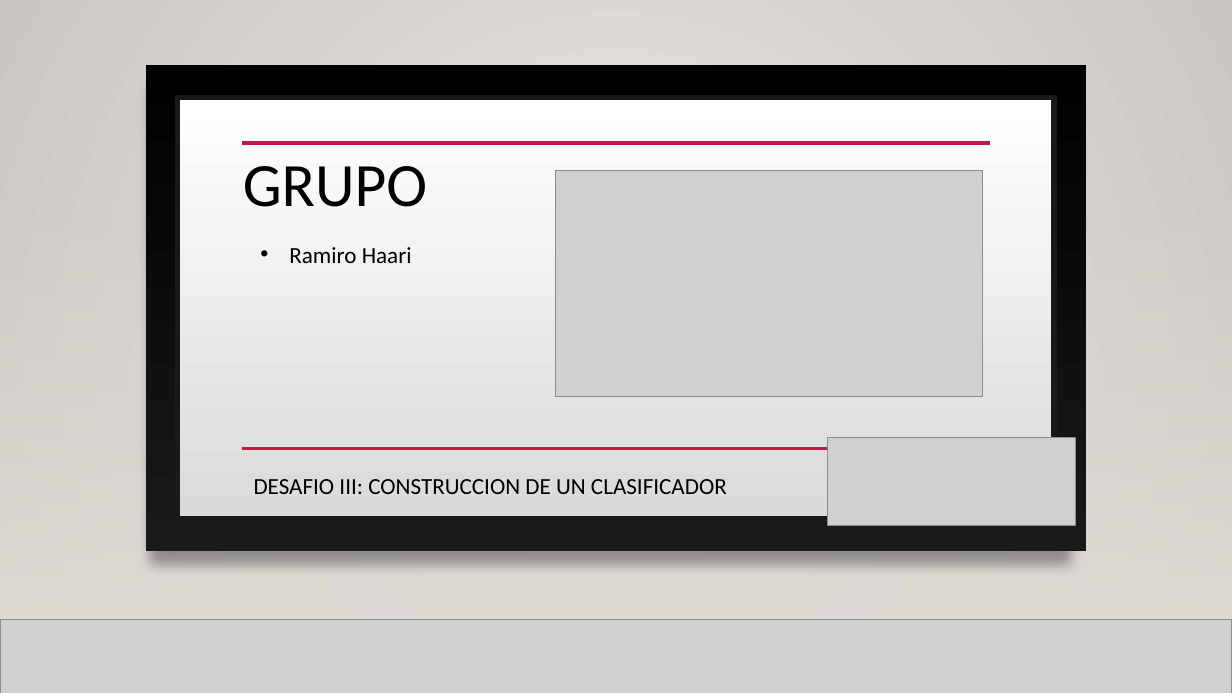
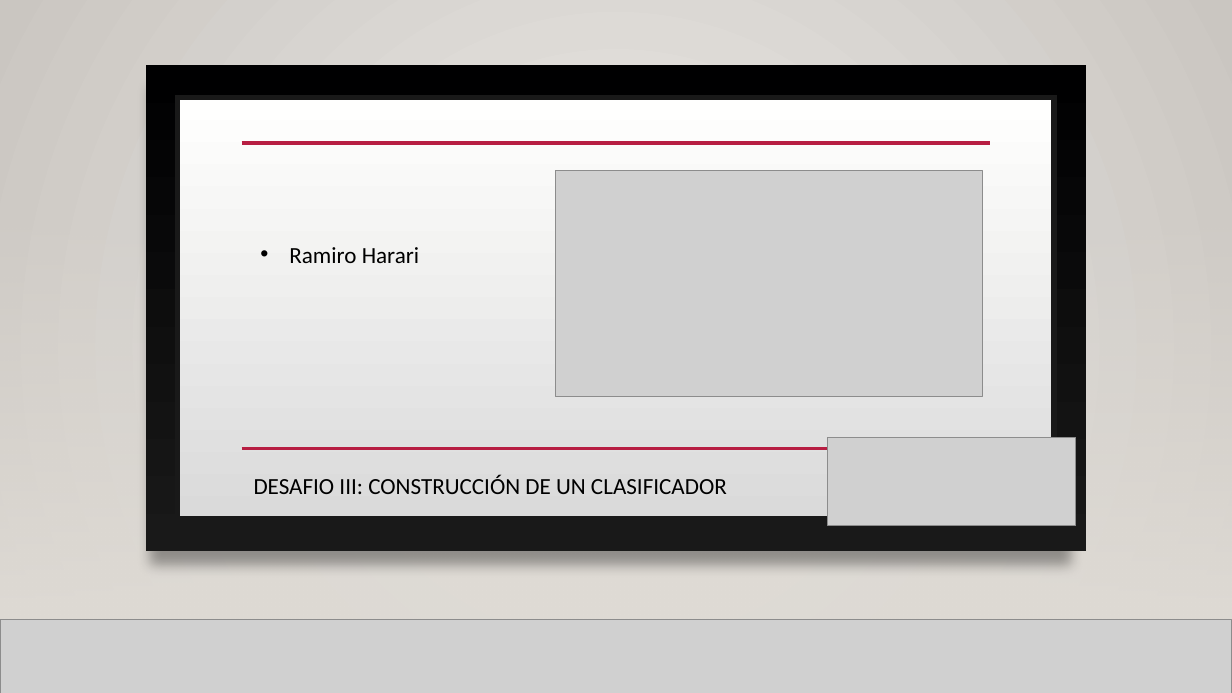
Before and after one commit to raharari/Desafio-3, a slide deck: slide 1 of Presentacion RHarari.pptx. Drawn at 1232x693 pixels with LibreOffice and Linux fonts; fonts in the diff are those of the drawing; grey boxes stand for pictures; background and template pictures are left out. Boxes give left, top, right and bottom in pixels: in the first picture for what was removed or moved away, otherwise in the second. Text is boxed around its words. In the diff, an @@ line names an element or a change of style, - is before the commit and + after.

```diff
--- a/Presentacion RHarari.pptx
+++ b/Presentacion RHarari.pptx
@@ title removed at [243, 166, 427, 207] @@
-GRUPO
@@ text at [289, 247, 419, 263]: text changed @@
-• Ramiro Haari
+• Ramiro Harari
@@ subtitle at [254, 475, 727, 494]: text changed @@
-DESAFIO III: CONSTRUCCION DE UN CLASIFICADOR
+DESAFIO III: CONSTRUCCIÓN DE UN CLASIFICADOR
```
Also in this commit, not shown: 1 other slide changed.
